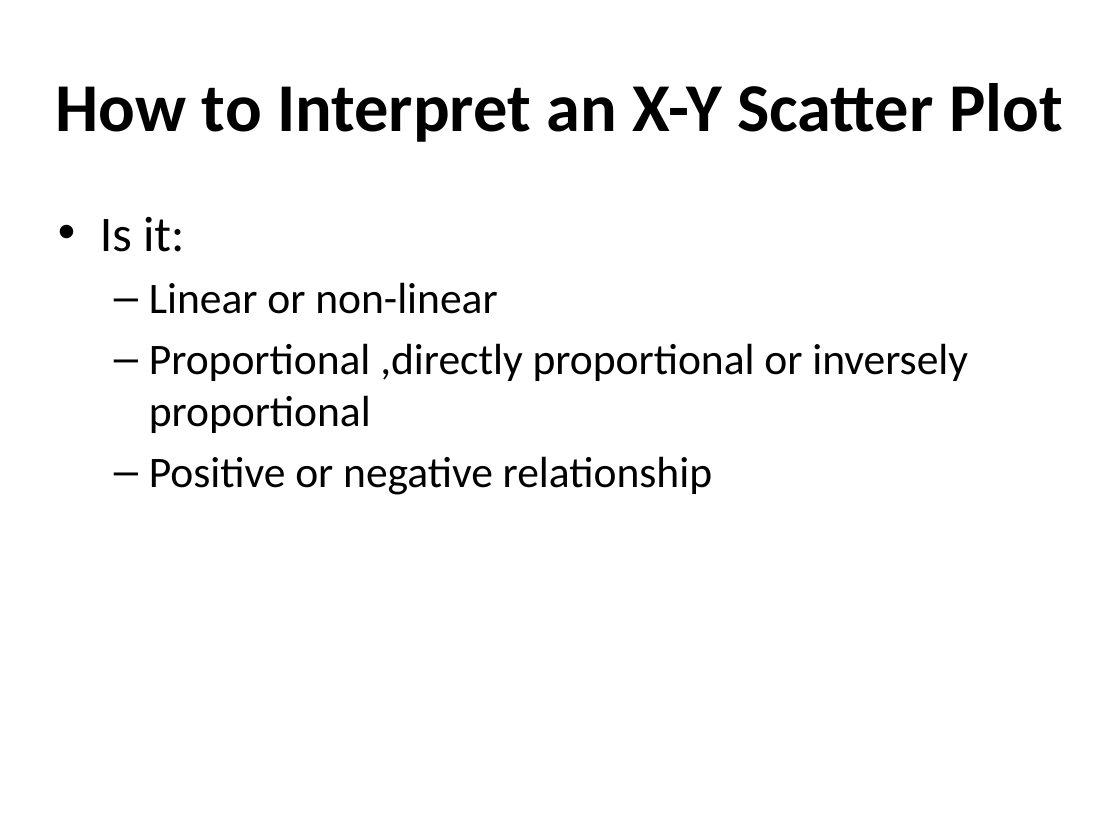
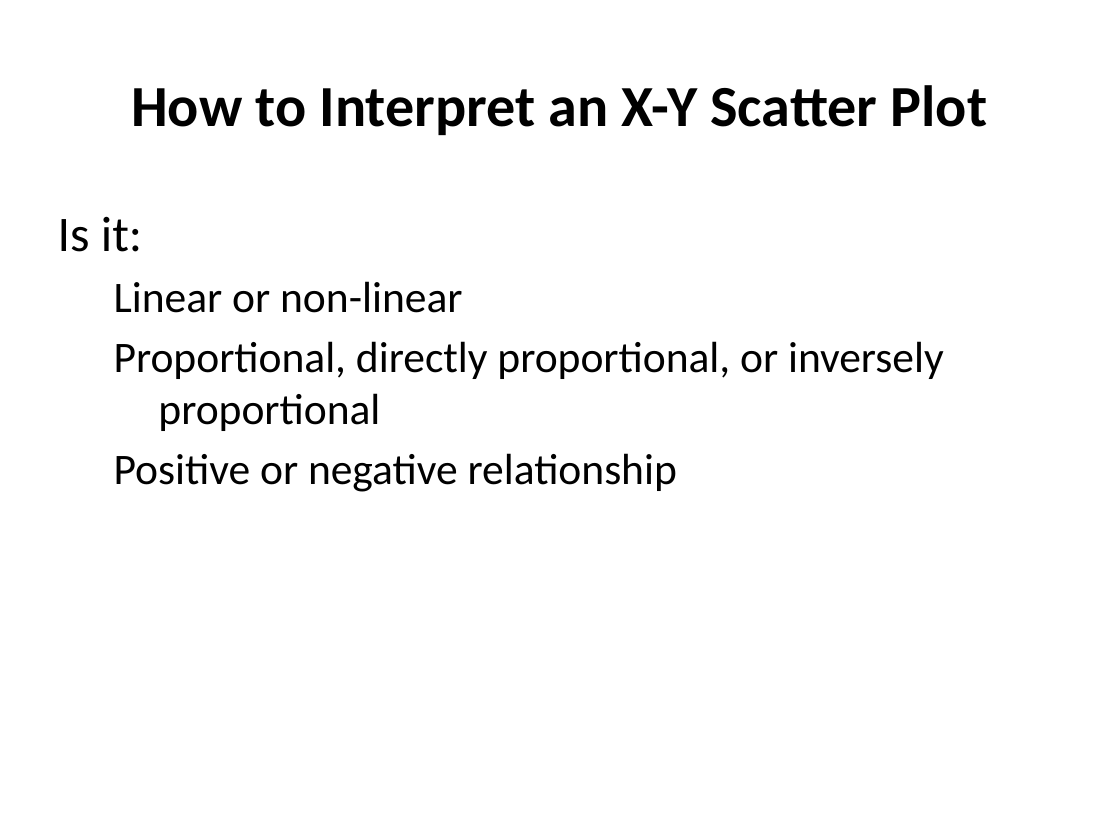
Before and after one commit to classes-list/middle-school, a slide deck: slide 11 of data-analysis.pptx. Drawn at 1120x840 pixels with LibreOffice and Linux fonts; fonts in the diff are those of the drawing. Boxes give left, top, right and bottom in pixels: in the first picture for what was removed or moved away, otherwise in the second. Text is boxed around its words. In the diff, an @@ line names an element or a change of style, - is before the commit and + after.

```diff
--- a/data-analysis.pptx
+++ b/data-analysis.pptx
@@ text "How to Interpret an X-Y ..." at bbox=[131, 85, 988, 135]: size 44 to 37.4 pt @@
@@ text at bbox=[58, 216, 677, 492]: bullet • to none; bullet – to none @@
@@ text at bbox=[114, 341, 944, 431]: text changed @@
-  – Proportional ,directly proportional or inversely proportional
+  Proportional, directly proportional, or inversely proportional
```
Also in this commit, not shown: 24 other slides changed, 2 slides removed, 2 other files.
